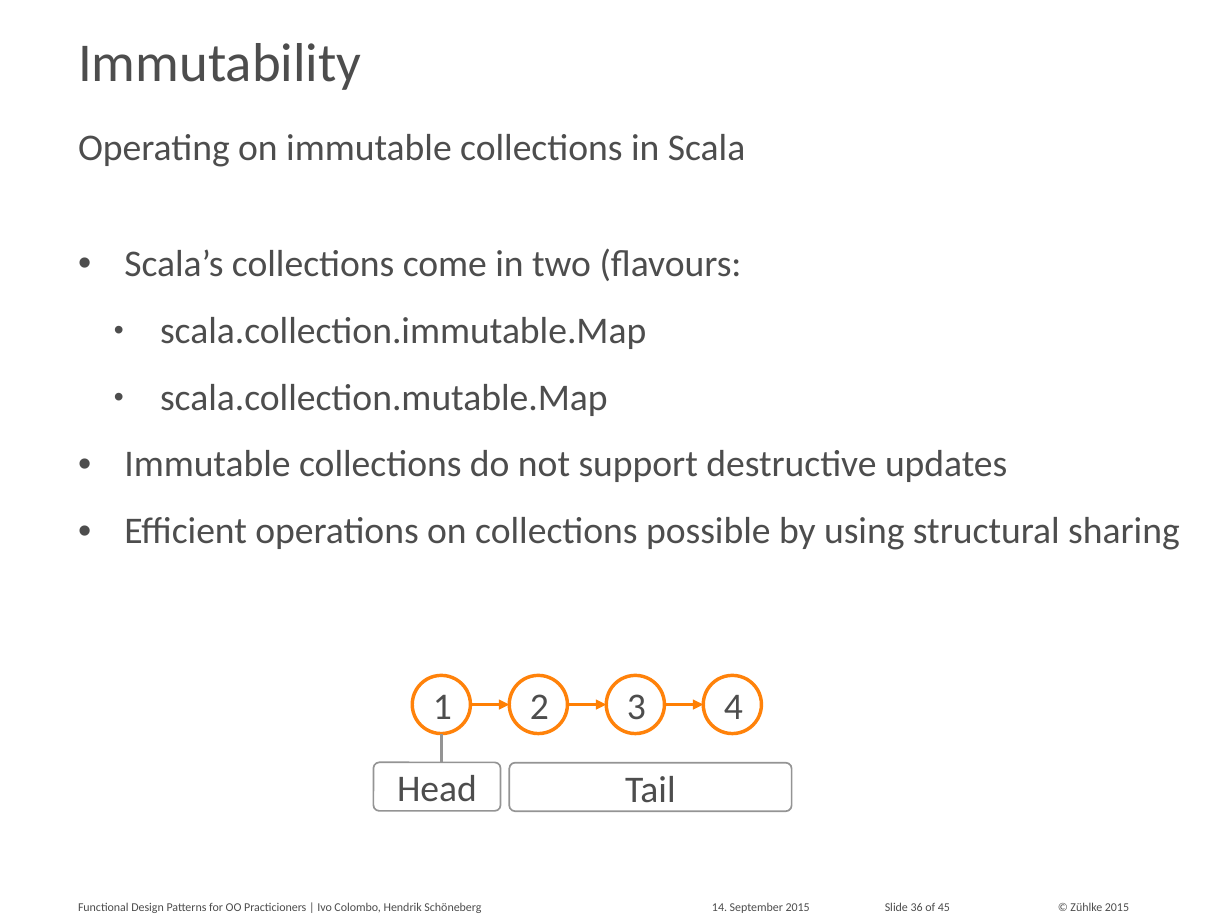
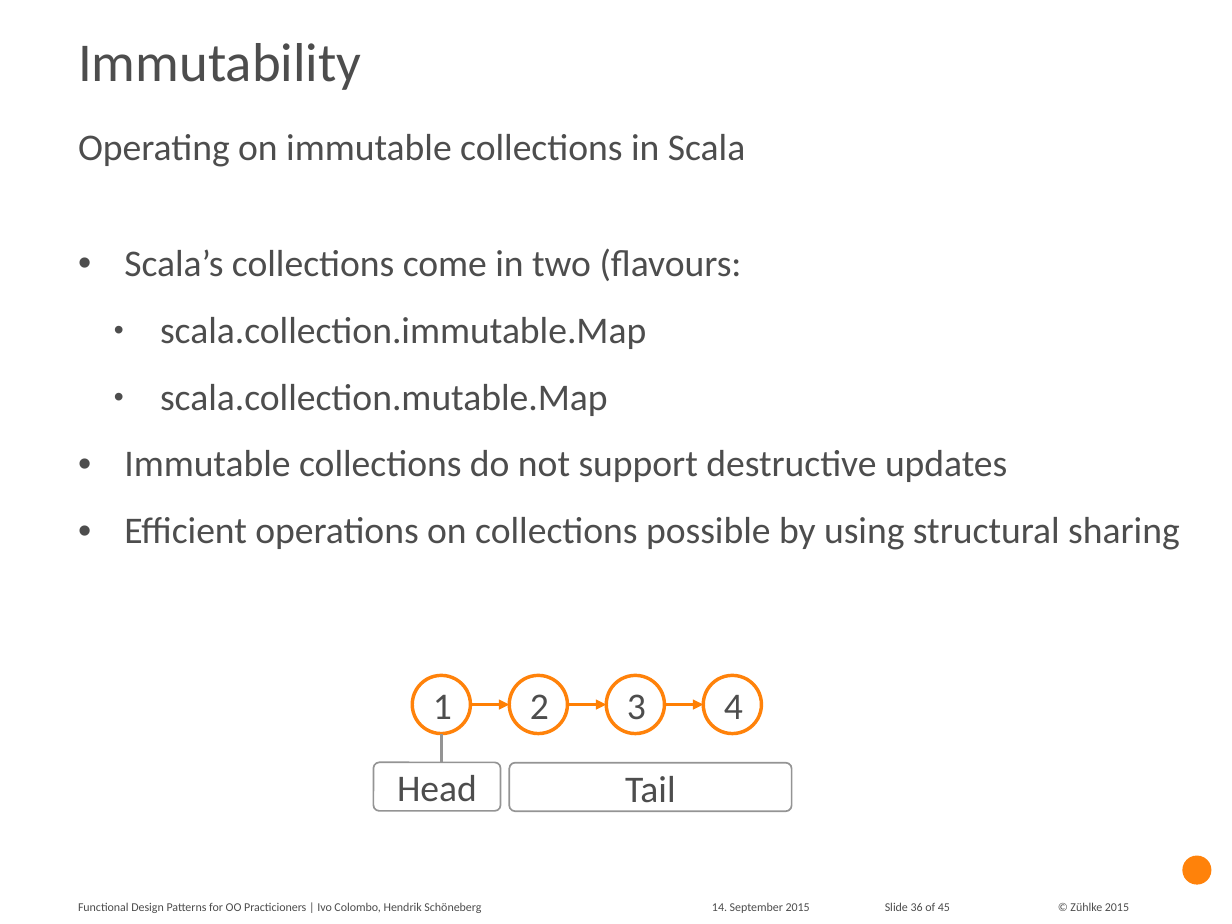
Before and after one commit to aax/zdays-fp-patterns, a slide deck: slide 36 of Functional Design Patterns for OO Practitioners.pptx. Drawn at 1232x924 pixels with LibreOffice and Linux fonts; fonts in the diff are those of the drawing. Boxes give left, top, right and bottom in pixels: in the first picture for what was removed or moved away, otherwise in the second. Text is boxed around its words. In the diff, an @@ line names an element or a change of style, - is before the commit and + after.

```diff
--- a/Functional Design Patterns for OO Practitioners.pptx
+++ b/Functional Design Patterns for OO Practitioners.pptx
@@ ellipse added at (1183, 855, 1212, 885), fill #FF820A @@
```
Also in this commit, not shown: 20 other slides changed, 1 other file.
